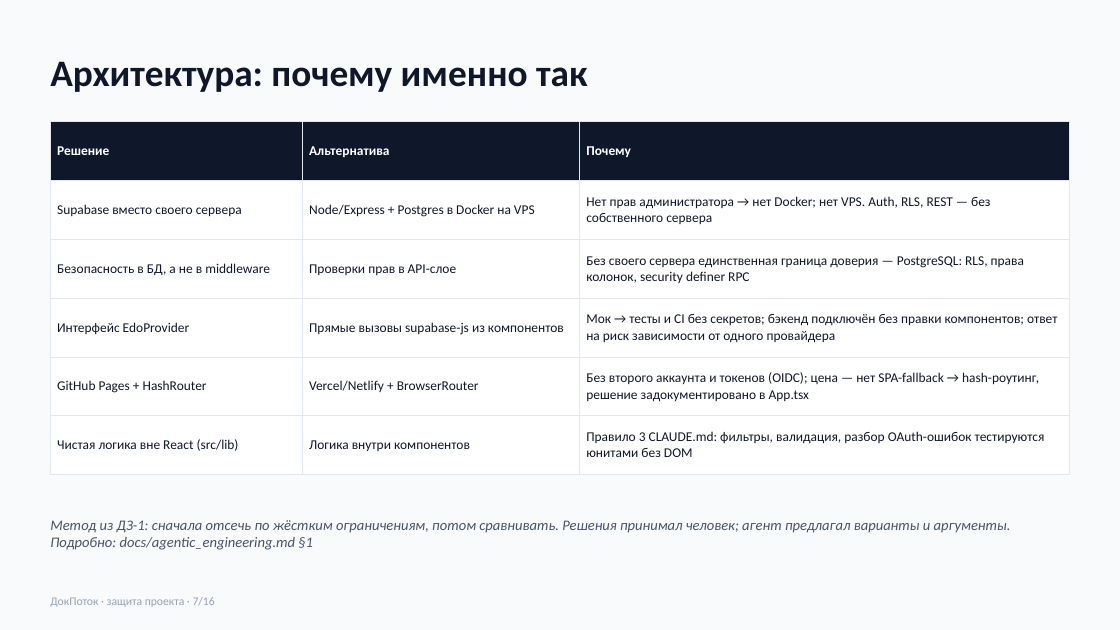
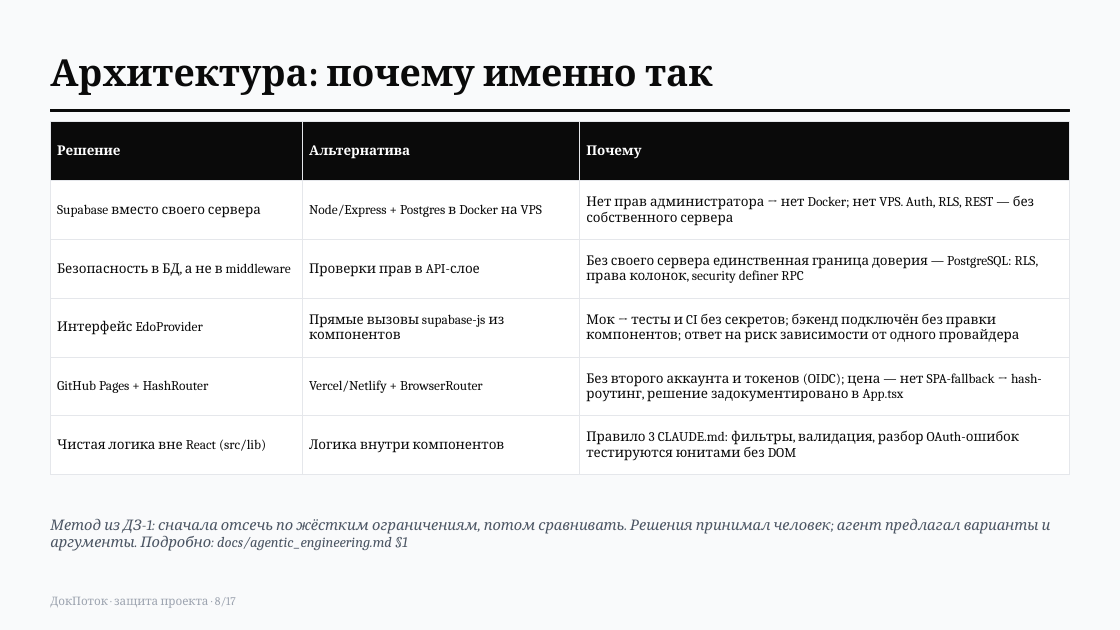
Before and after one commit to topchiiaa-eng/docflow, a slide deck: slide 8 of docs/presentation.pptx (slide 7 before the commit). Drawn at 1120x630 pixels with LibreOffice and Linux fonts; fonts in the diff are those of the drawing. Boxes give left, top, right and bottom in pixels: in the first picture for what was removed or moved away, otherwise in the second. Text is boxed around its words. In the diff, an @@ line names an element or a change of style, - is before the commit and + after.

```diff
--- a/docs/presentation.pptx
+++ b/docs/presentation.pptx
@@ background #F8FAFC to #F9FAFB @@
@@ text "Архитектура: почему именно так" at bbox=[50, 59, 712, 95]: font Calibri to Cambria, text colour #0F172A to #0A0A0A @@
@@ rectangle added at bbox=[50, 109, 1070, 112], fill #0A0A0A, outline #0A0A0A 1 pt @@
@@ table at bbox=[50, 122, 1070, 465] @@
@@ fill #0F172A to #0A0A0A in row 1 @@
@@ font Calibri to Cambria, text colour #0F172A to #0A0A0A @@
@@ borders changed @@
@@ text "Метод из ДЗ-1: сначала отсечь ..." at bbox=[50, 519, 1051, 551]: font Calibri to Cambria, text colour #475569 to #4B5563 @@
@@ text at bbox=[50, 597, 236, 608]: text changed; font Calibri to Cambria; text colour #94A3B8 to #9CA3AF @@
-ДокПоток · защита проекта · 7/16
+ДокПоток · защита проекта · 8/17
```
Also in this commit, not shown: 15 other slides changed, 1 slide added, 12 other files.
